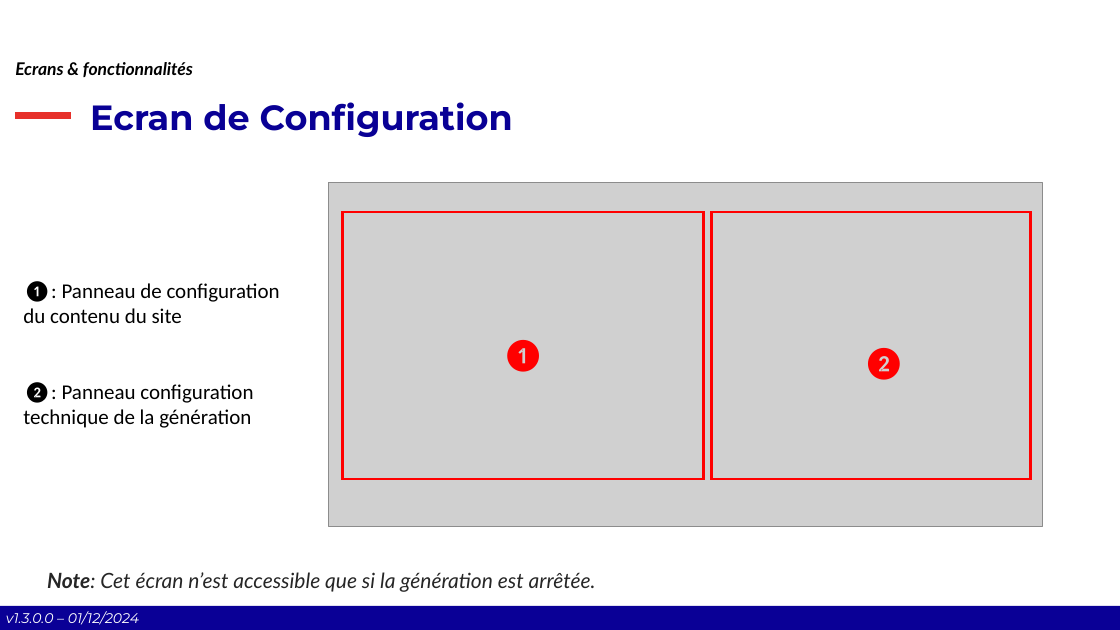
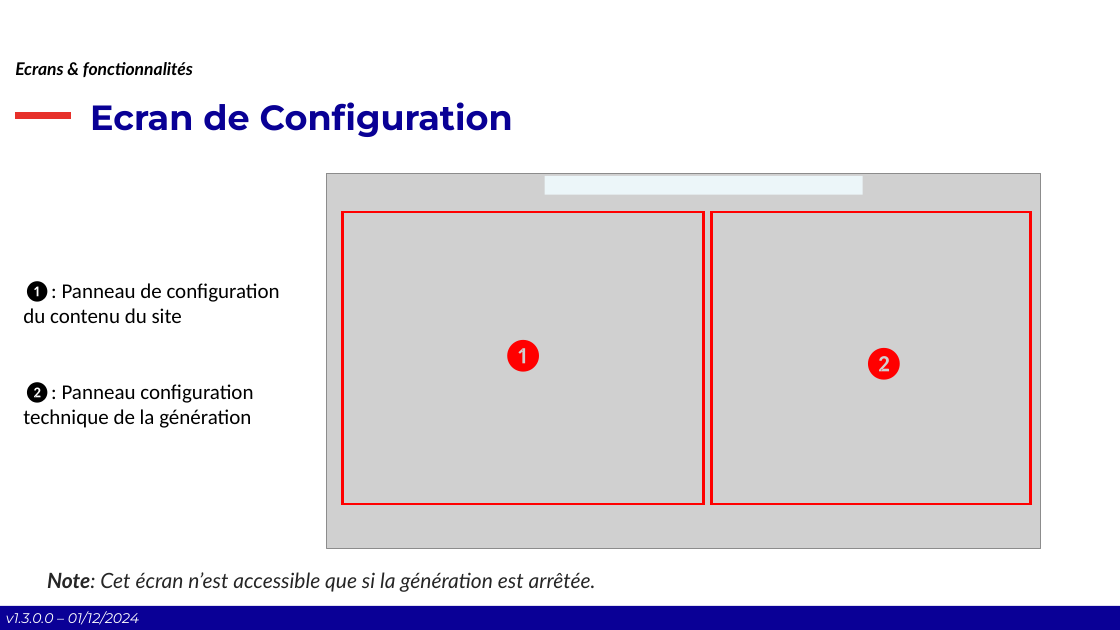
Before and after one commit to Comite-Rhone-Judo/PublicationSuiviCompetition, a slide deck: slide 16 of AppPublication/Documentation/PublicationSuiviCompetition - Manuel d'utilisation.pptx. Drawn at 1120x630 pixels with LibreOffice and Linux fonts; fonts in the diff are those of the drawing; grey boxes stand for pictures; background and template pictures are left out. Boxes give left, top, right and bottom in pixels: in the first picture for what was removed or moved away, otherwise in the second. Text is boxed around its words. In the diff, an @@ line names an element or a change of style, - is before the commit and + after.

```diff
--- a/AppPublication/Documentation/PublicationSuiviCompetition - Manuel d'utilisation.pptx
+++ b/AppPublication/Documentation/PublicationSuiviCompetition - Manuel d'utilisation.pptx
@@ picture resized from (x1=329, y1=182, x2=1043, y2=526) to (x1=327, y1=173, x2=1041, y2=549) @@
@@ rectangle added at (x1=544, y1=176, x2=863, y2=195), fill #ECF6F9 @@
@@ rectangle resized from (x1=343, y1=212, x2=704, y2=479) to (x1=343, y1=212, x2=704, y2=504) @@
@@ rectangle resized from (x1=712, y1=212, x2=1031, y2=479) to (x1=712, y1=212, x2=1031, y2=504) @@
```
Also in this commit, not shown: 6 other slides changed, 6 other files.
